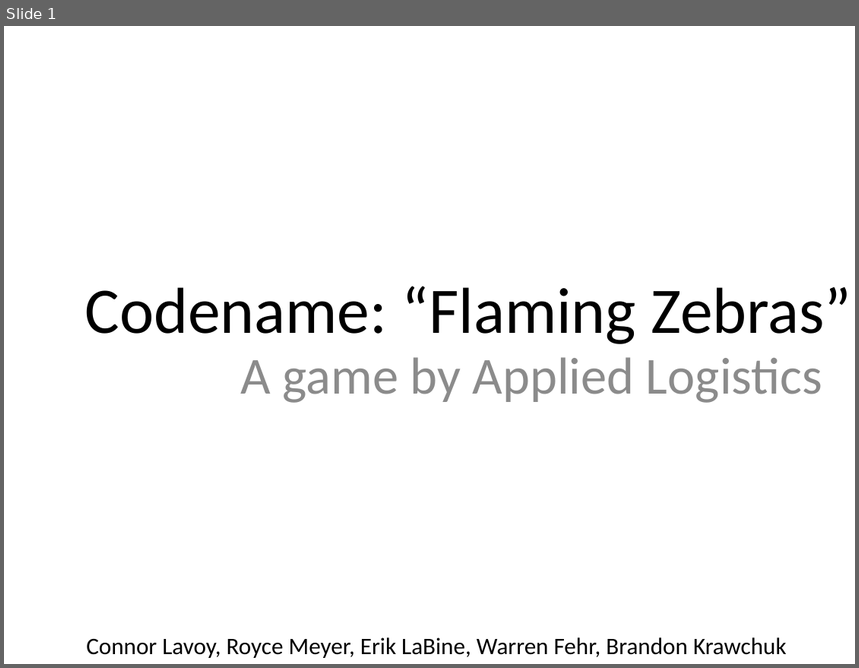
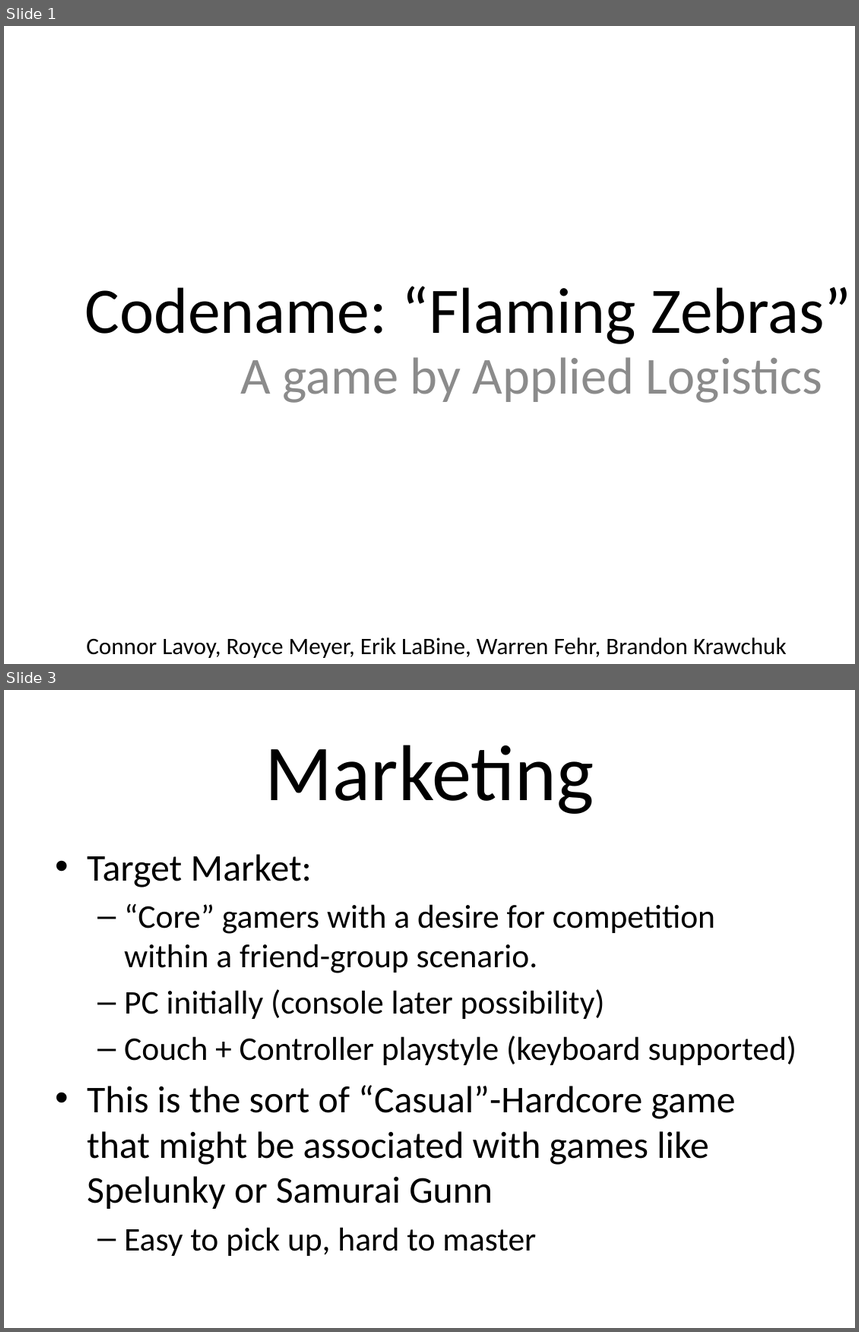
Before and after one commit to Assisting/flaming-zebras, a slide deck: Codename flaming zebras.pptx. Shown one above the other, each under a label of ours: slide 1 before the commit, slides 1 and 3 after it; the slides between them are not shown. The pictures are 859x668 and 859x1332 pixels, drawn with LibreOffice and Linux fonts; fonts in the diff are those of the drawing. Boxes give left, top, right and bottom in pixels: in the first picture for what was removed or moved away, otherwise in the second. Text is boxed around its words. In the diff, an @@ line names an element or a change of style, - is before the commit and + after.

```diff
--- a/Codename flaming zebras.pptx
+++ b/Codename flaming zebras.pptx
@@ slide 3 added at <box>4,690,855,1328</box>, background #FFFFFF @@
@@ title added at <box>265,745,594,814</box>, 67 pt, text #000000 @@
+Marketing
@@ text added at <box>87,854,797,1256</box>, 28 pt, text #000000 @@
+• Target Market:
+  – “Core” gamers with a desire for competition within a friend-group scenario.
+  – PC initially (console later possibility)
+  – Couch + Controller playstyle (keyboard supported)
+• This is the sort of “Casual”-Hardcore game that might be associated with games like Spelunky or Samurai Gunn
+  – Easy to pick up, hard to master
```
Also in this commit, not shown: 2 slides changed, 4 other slides added, 1 slide removed.
